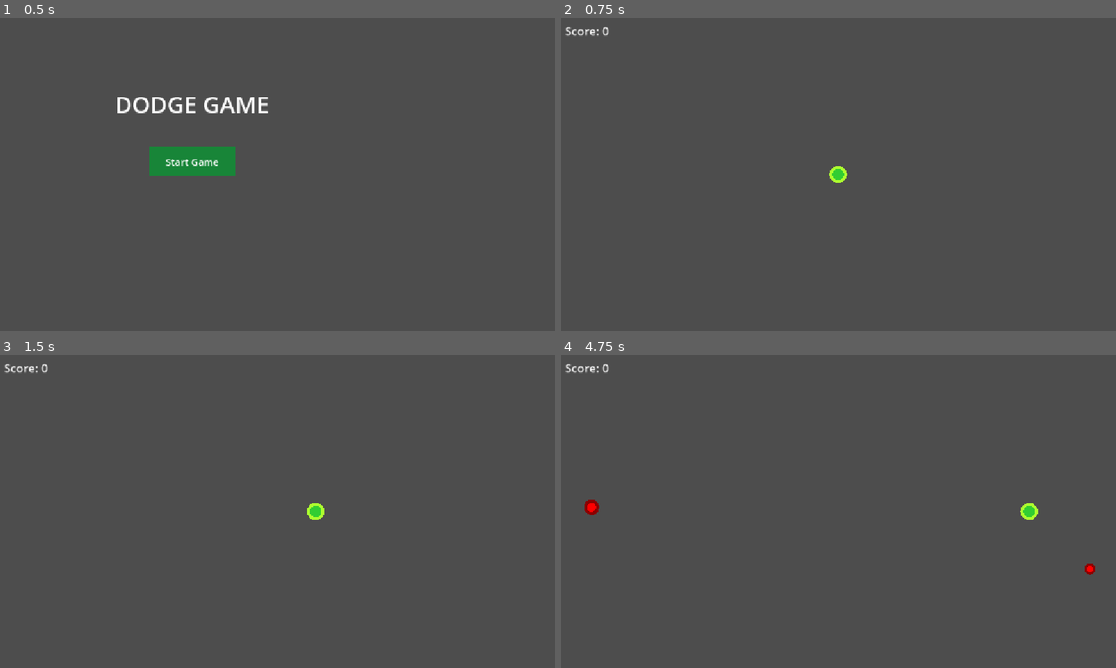
Above: before the commit, frames 1-4 (two rows, left to right).
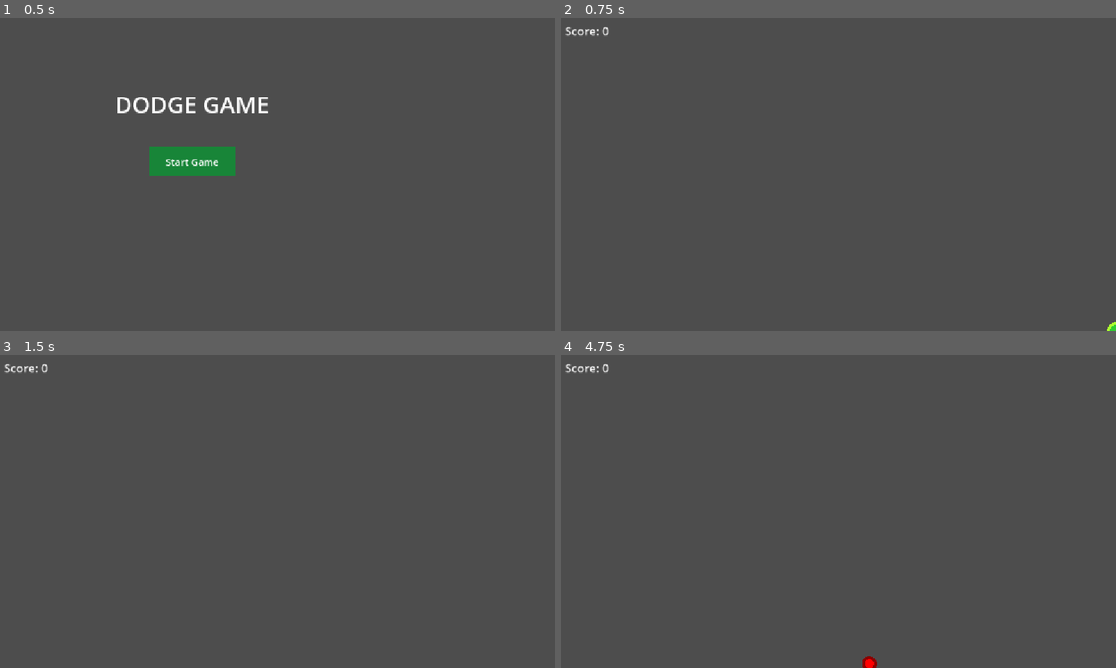
Above: after the commit, the same moments.

Repository: oIdman/first-godot-game
Game: Godot game, scene res://scenes/Main.tscn
Same seed, same stepped clock (60 frames per second), same inputs: the game is played once before the commit and once after it.
Inputs:
- Up to frame 1 (0.5 s): no input
- Up to frame 2 (0.75 s): click "Start Game" at 0.5 s
- Up to frame 3 (1.5 s): tap Enter at 1.25 s; hold Right (ui_right) from 1.28 s (still down)
- Up to frame 4 (4.75 s): release Right (ui_right) at 2.03 s; hold Down (ui_down) 2.03-2.78 s; hold Right (ui_right) 2.78-3.53 s; hold Up (ui_up) 3.53-4.28 s; hold Left (ui_left) from 4.28 s (still down)

Frame 1 is identical in both runs. In frame 2, 0.2% of the frame differs, in the area x 48-100%, y 47-100%; in frame 3, 0.1%; in frame 4, 0.4%, in the area x 4-97%, y 46-100%.
Error after the commit: Parse Error: Cannot infer the type of "sample" variable because the value doesn't have a set type. (res://scripts/sound_manager.gd:61)

Commit message:
feat: v0.3.0 procedural SFX and camera shake
- SoundManager autoload: generates all sounds via AudioStreamWAV code
- Sounds: hit, game_over, enemy_spawn, game_start (two-tone)
- CameraShake: Tween-based 2D screen shake on player hit
- Integrated: hit triggers shake+sfx, game_over sfx delayed after hit
- All audio is procedural — zero external asset files required

Diff:
--- a/project.godot
+++ b/project.godot
@@ -15,6 +15,10 @@
 config/features=PackedStringArray("4.7", "GL Compatibility")
 config/icon="res://icon.svg"
 
+[autoload]
+
+SoundManager="*res://scripts/sound_manager.gd"
+
 [display]
 
 window/stretch/mode="canvas_items"
--- a/scenes/Main.tscn
+++ b/scenes/Main.tscn
@@ -1,8 +1,9 @@
-[gd_scene load_steps=4 format=3]
+[gd_scene load_steps=5 format=3]
 
 [ext_resource type="Script" path="res://scripts/main.gd" id="1"]
 [ext_resource type="PackedScene" path="res://scenes/Player.tscn" id="2"]
 [ext_resource type="PackedScene" path="res://scenes/Enemy.tscn" id="3"]
+[ext_resource type="Script" path="res://scripts/camera_shake.gd" id="4"]
 
 [sub_resource type="StyleBoxFlat" id="1"]
 content_margin_left = 24.0
@@ -14,6 +15,11 @@
 [node name="Main" type="Node2D"]
 script = ExtResource("1")
 enemy_scene = ExtResource("3")
+
+[node name="CameraShake" type="Camera2D" parent="."]
+script = ExtResource("4")
+enabled = true
+current = true
 
 [node name="Player" parent="." instance=ExtResource("2")]
 
--- /dev/null
+++ b/scripts/camera_shake.gd
@@ -0,0 +1,38 @@
+extends Camera2D
+
+## Screen shake on player hit using Tween.
+
+@export var shake_intensity := 8.0
+@export var shake_duration := 0.25
+@export var shake_fade := true
+
+var _trauma := 0.0
+var _tween: Tween
+
+
+func shake(custom_intensity: float = -1.0) -> void:
+	var intensity := custom_intensity if custom_intensity > 0.0 else shake_intensity
+
+	if _tween and _tween.is_valid():
+		_tween.kill()
+
+	offset = Vector2.ZERO
+	_tween = create_tween()
+	_tween.set_ease(Tween.EASE_OUT)
+	_tween.set_trans(Tween.TRANS_SINE)
+
+	if shake_fade:
+		# Full intensity at start, taper to zero
+		var steps := 6
+		for i in steps:
+			var t := float(i) / steps
+			var decay := 1.0 - t
+			var shake_vec := Vector2(
+				randf_range(-intensity, intensity),
+				randf_range(-intensity, intensity)
+			) * decay
+			_tween.tween_property(self, "offset", shake_vec, shake_duration / steps)
+
+		_tween.tween_property(self, "offset", Vector2.ZERO, 0.05)
+	else:
+		_tween.tween_property(self, "offset", Vector2.ZERO, shake_duration)
--- a/scripts/enemy.gd
+++ b/scripts/enemy.gd
@@ -10,6 +10,7 @@
 	add_to_group("enemy")
 	$VisibleOnScreenNotifier2D.screen_exited.connect(queue_free)
 	queue_redraw()
+	SoundManager.play_spawn()
 
 func _process(delta):
 	position += direction * speed * delta
--- a/scripts/main.gd
+++ b/scripts/main.gd
@@ -12,6 +12,7 @@
 @onready var score_label := $UI/ScoreLabel
 @onready var start_button := $UI/StartButton
 @onready var title_label := $UI/TitleLabel
+@onready var shake_camera := $CameraShake
 
 func _ready():
 	spawn_timer.timeout.connect(_on_spawn)
@@ -47,6 +48,8 @@
 	player.show()
 	spawn_timer.start()
 
+	SoundManager.play_start()
+
 func _on_spawn():
 	var enemy := enemy_scene.instantiate()
 	var viewport_size := get_viewport_rect().size
@@ -75,6 +78,12 @@
 	player.active = false
 	player.hide()
 
+	# Audio-visual feedback
+	SoundManager.play_hit()
+	shake_camera.shake()
+	await get_tree().create_timer(0.3).timeout
+	SoundManager.play_game_over()
+
 	# Show game over overlay
 	var game_over := preload("res://ui/GameOver.tscn").instantiate()
 	add_child(game_over)
--- /dev/null
+++ b/scripts/sound_manager.gd
@@ -0,0 +1,92 @@
+extends Node
+
+## Procedural sound manager (autoload).
+## Generates all audio via code — no external audio files needed.
+
+const SAMPLE_RATE := 22050
+const VOLUME_DB := -6.0
+
+
+func _ready() -> void:
+	process_mode = PROCESS_MODE_ALWAYS
+
+
+# ---------------------------------------------------------------------------
+#  Public API
+# ---------------------------------------------------------------------------
+
+func play_hit() -> void:
+	var wav := _generate_tone(120.0, 0.25, 0.6, _envelope_fast_decay)
+	_play(wav)
+
+
+func play_game_over() -> void:
+	var wav := _generate_tone(80.0, 0.8, 0.7, _envelope_slow_decay)
+	_play(wav)
+
+
+func play_spawn() -> void:
+	var wav := _generate_tone(440.0, 0.12, 0.3, _envelope_fast_decay)
+	_play(wav)
+
+
+func play_start() -> void:
+	var wav := _generate_tone(523.0, 0.1, 0.4, _envelope_fast_decay)
+	_play(wav)
+
+	# Wait a tiny bit and play a second note (cheap "coin" effect)
+	await get_tree().create_timer(0.08).timeout
+	var wav2 := _generate_tone(659.0, 0.1, 0.4, _envelope_fast_decay)
+	_play(wav2)
+
+
+# ---------------------------------------------------------------------------
+#  Internal
+# ---------------------------------------------------------------------------
+
+func _generate_tone(
+	frequency: float,
+	duration: float,
+	volume: float,
+	envelope_func: Callable,
+) -> AudioStreamWAV:
+	var num_samples := int(SAMPLE_RATE * duration)
+	var data := PackedByteArray()
+	data.resize(num_samples * 2)  # 16-bit mono
+
+	var amp := volume * 0.6
+	for i in num_samples:
+		var t := float(i) / SAMPLE_RATE
+		var env := envelope_func.call(t, duration)
+		var sample := sin(2.0 * PI * frequency * t) * amp * env
+		var s16 := int(clampf(sample, -1.0, 1.0) * 32767.0)
+		data.encode_s16(i * 2, s16)
+
+	var wav := AudioStreamWAV.new()
+	wav.data = data
+	wav.format = AudioStreamWAV.FORMAT_16_BITS
+	wav.mix_rate = SAMPLE_RATE
+	wav.stereo = false
+	return wav
+
+
+static func _envelope_fast_decay(t: float, dur: float) -> float:
+	# Sharp attack, fast exponential decay
+	var n := t / dur
+	return exp(-6.0 * n)
+
+
+static func _envelope_slow_decay(t: float, dur: float) -> float:
+	var n := t / dur
+	return exp(-3.0 * n)
+
+
+func _play(stream: AudioStreamWAV) -> void:
+	var player := AudioStreamPlayer2D.new()
+	player.stream = stream
+	player.volume_db = VOLUME_DB
+	add_child(player)
+	player.play()
+	# Auto-cleanup when done
+	await player.finished
+	player.queue_free()
Not shown, changed: PROJECT_GOAL.md
Not shown, changed: README.md
